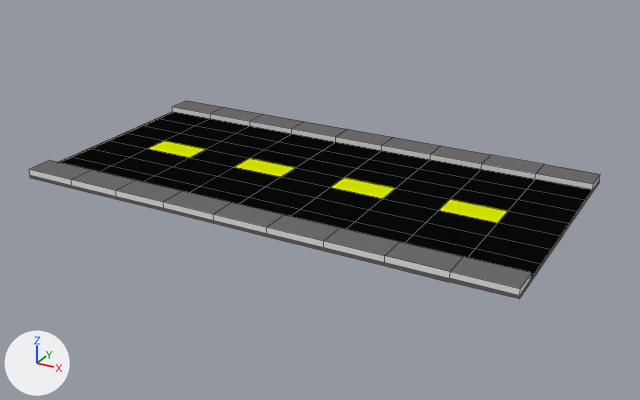
A saved change to the Blender file Assets/Resources/Models/road.blend.
Camera for both pictures: a camera (50 mm lens) standing at (30.0, -53.4, 25.1) and looking at (0.8, -0.4, -1.4). Every picture has the same lights, and +X, +Y and +Z are marked at lower left. Mesh edges are drawn as thin lines.
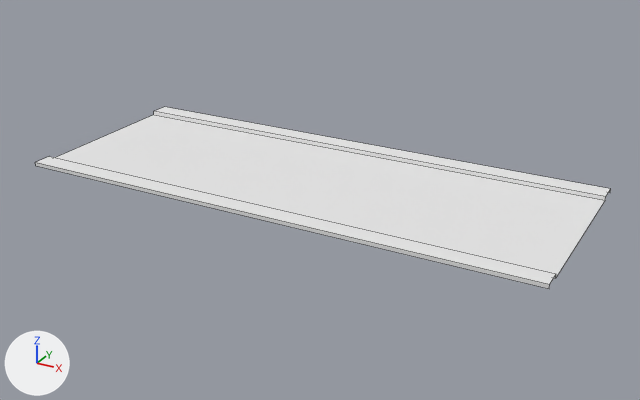
What the commit changed:
me_cube is used by ob_cube; location (0.0, 0.0, 0.0).
me_cube had 528 vertices, 526 faces and spanned x -18.8..18.8, y -9.8..9.8, z -0.1..0.6.
me_cube now has 16 vertices, 7 faces and spans x -8.0..8.0, y -8.0..8.0, z 0.0..0.3.
me_cube part 1: 528 vertices removed from x -18.8..18.8, y -9.8..9.8, z -0.1..0.6; 16 vertices added at x -8.0..8.0, y -8.0..8.0, z 0.0..0.3.
me_cube no longer uses material mat_stripes (yellow #d7e700).
me_cube no longer uses material mat_sidewalk (dark grey #6e6b6d).
me_cube no longer uses material mat_pavement (black #080808).
Object 'Cube' (ob_cube) is rescaled from (1.0, 1.0, 1.0) to (2.5, 1.0, 1.0).

What differs and where, as boxes (x1, y1, x2, y2) in the pictures (640 x 400 px):
'Cube', reshaped, rescaled (8% shorter): before (29, 101, 600, 299); after (36, 107, 611, 289)
